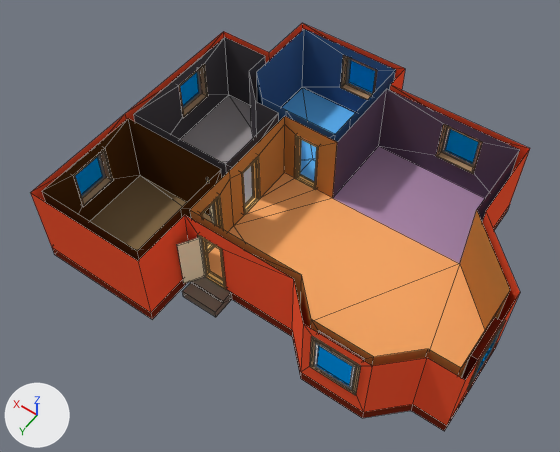
The Blender file Assets/Models/house[IMPORTER]/house.blend: old version first, new version second.
Both versions are drawn from a camera (50 mm lens) standing at (-8.53, 12.96, 20.17) and looking at (0.0, 1.03, 1.41). Arrows for +X, +Y and +Z are at lower left; the lights stay in place. Mesh edges are drawn as thin lines.

In view in the first picture: 'house'.
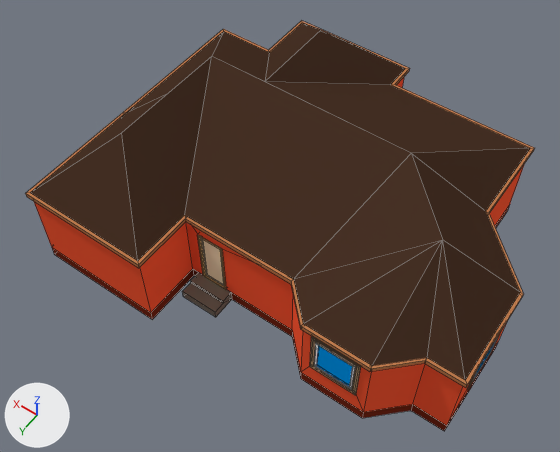
What differs and where, as boxes [x1, y1, x2, y2] in the pictures (560 x 452 px; the box of a moved part takes in the faces that stretch with it):
'house', reshaped
    before: [31, 23, 530, 431]
    after: [34, 78, 524, 431]
'house_roof', added (brown)
    after: [25, 21, 534, 388]
    faces in mat_roof_exterior_01_material (brown #473226): [31, 23, 530, 380]
    faces in mat_wall_exterior_03_material (orange #c07d50): [25, 21, 534, 388]
part 1 of me_house, moved or reshaped
    before: [177, 57, 483, 288]
    after: [201, 238, 224, 288]
part 2 of me_house, moved or reshaped
    before: [310, 329, 501, 395]
    after: [310, 337, 497, 395]

The change, as a diff of the scene's bpy script:
```diff
--- a/Assets/Models/house[IMPORTER]/house.blend.py
+++ b/Assets/Models/house[IMPORTER]/house.blend.py
@@ mat_roof_exterior_01_material @@
+mat_roof_exterior_01_material = diffuse_material('roof_exterior_01_material')
+mat_roof_exterior_01_material.base_color = (0.0637, 0.0316, 0.019)  # brown #473226
@@ mat_ceiling_01_material @@
+mat_ceiling_01_material = diffuse_material('ceiling_01_material')
+mat_ceiling_01_material.base_color = (0.393, 0.393, 0.393)  # grey #a8a8a8
@@ mat_wall_exterior_03_material @@
+mat_wall_exterior_03_material = diffuse_material('wall_exterior_03_material')
+mat_wall_exterior_03_material.base_color = (0.528, 0.205, 0.0797)  # orange #c07d50
@@ me_house @@
 # used by ob_house; location = (0.0, 0.0, 0.0)
-me_house.from_pydata(...)  # 846 vertices, 753 faces; spans x -7.16..6.16, y -6.16..5.12, z -0.4..2.71
+me_house.from_pydata(...)  # 806 vertices, 753 faces; spans x -7.16..6.16, y -6.16..5.12, z -0.4..2.71
+# me_house part 1
+# 28 vertices are removed from x -3.7..2.69, y -6.16..3.74, z 0.03..2.34
+# 54 faces are deleted
+# 6 vertices are added at (2.05, 2.37, 0.03), (2.05, 1.63, 0.03), (2.09, 2.37, 0.03), (0.63, 3.05, 0.03), (1.37, 3.05, 0.03), (0.63, 3.09, 0.03)
+# 6 new vertices lie (0.0, 0.0, 2.0) away from vertices in x 0.63..2.09, y 1.63..3.09, z 0.03
+# 16 new faces join them, mat_door_01_frame_material (orange #ffc979)
+# 16 new faces join them, mat_door_01_material (beige #ffecc5)
+# 14 new faces join them, mat_window_socket_01_material (brown #b6946f)
+# 8 new faces join them, mat_window_frame_01_material (white #ffffff)
+# me_house part 2
+# 12 vertices are removed from x -7.16..-3.3, y 0.8..4.16, z 0.91..2.34
+# 22 faces are deleted
+# 14 new faces join them, mat_window_socket_01_material (brown #b6946f)
+# 8 new faces join them, mat_window_frame_01_material (white #ffffff)
 me_house.materials.append(mat_wall_exterior_01_material)
@@ me_house_roof @@
+me_house_roof.from_pydata(...)  # 124 vertices, 84 faces; spans x -7.22..6.22, y -6.22..5.22, z 2.56..4.71
+# faces by material slot: [18, 15, 51]
+me_house_roof.materials.append(mat_roof_exterior_01_material)  # brown #473226
+me_house_roof.materials.append(mat_ceiling_01_material)  # grey #a8a8a8
+me_house_roof.materials.append(mat_wall_exterior_03_material)  # orange #c07d50
@@ ob_house_roof @@
+ob_house_roof = bpy.data.objects.new('house_roof', me_house_roof)
+ob_house_roof.location = (0.0, 0.0, 0.0)
```
